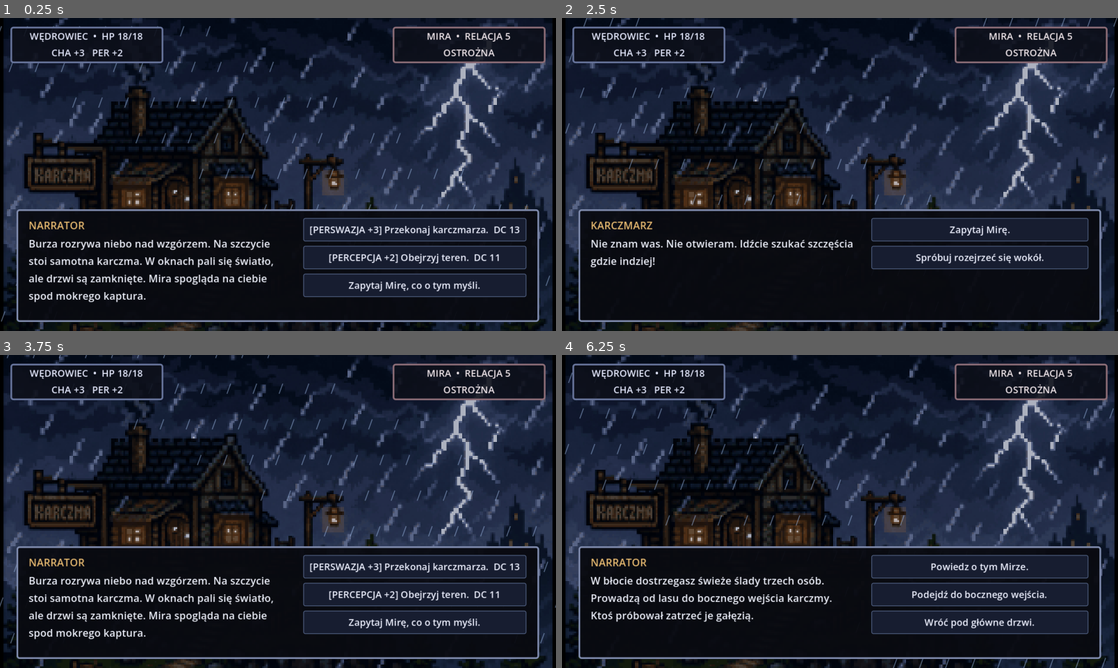
Above: before the commit, frames 1-4 (two rows, left to right).
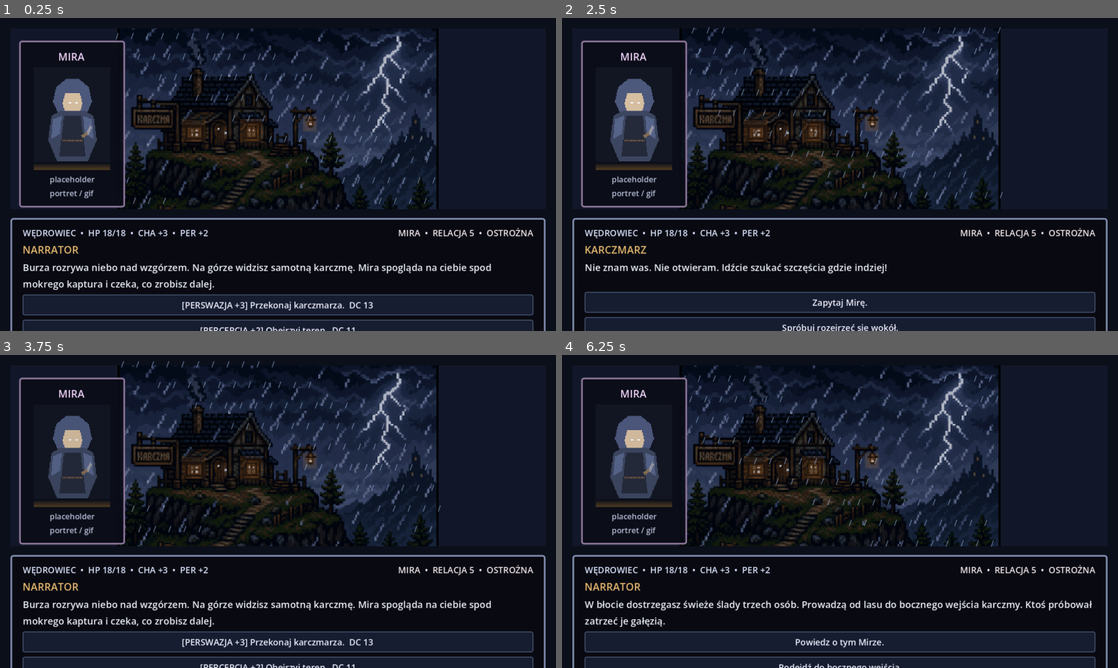
Above: after the commit, the same moments.

Repository: pabloosss/Gra
Game: Godot game, scene res://scenes/main.tscn
Same seed, same stepped clock (60 frames per second), same inputs: the game is played once before the commit and once after it.
Inputs:
- Up to frame 1 (0.25 s): no input
- Up to frame 2 (2.5 s): click "[PERSWAZJA +3] Przekonaj karc…" at 0.5 s
- Up to frame 3 (3.75 s): click "Zapytaj Mirę." at 2.75 s; click "Wróć do decyzji." at 3.5 s
- Up to frame 4 (6.25 s): click "[PERCEPCJA +2] Obejrzyj teren…" at 4.25 s

The runs differ from the first frame. In frame 1, 54% of the frame differs, in the area x 0-100%, y 0-100%; in frame 2, 51%; in frame 3, 54%; in frame 4, 53%.

Commit message:
UI 0.2: obraz lokacji u góry, wybory na dole i portret Miry

Diff:
--- a/scripts/main.gd
+++ b/scripts/main.gd
@@ -1,13 +1,21 @@
 extends Node2D
 
 const TAVERN_BACKGROUND := preload("res://assets/tavern_storm.png")
+const COMPANION_PORTRAIT := preload("res://assets/companion_placeholder.png")
 const DiceViewScript := preload("res://scripts/dice_view.gd")
 const CompanionBrainScript := preload("res://scripts/companion_brain.gd")
+
+const VIEWPORT_SIZE := Vector2(640, 360)
+const SCENE_SOURCE_SIZE := Vector2(640, 360)
 
 var rng := RandomNumberGenerator.new()
 var rain_phase := 0.0
 var next_lightning := 2.5
 var window_phase := 0.0
+var portrait_phase := 0.0
+
+var preview_frame_rect := Rect2(12, 12, 616, 208)
+var preview_image_rect := Rect2()
 
 var dialogue_speaker: Label
 var dialogue_text: Label
@@ -18,20 +26,30 @@
 var dice_title: Label
 var dice_details: Label
 var companion_status: Label
+var player_status: Label
+var portrait_texture: TextureRect
 var companion
 
 func _ready() -> void:
     texture_filter = CanvasItem.TEXTURE_FILTER_NEAREST
     rng.randomize()
     companion = CompanionBrainScript.new()
+    _update_preview_rect()
     _build_ui()
+    _refresh_player_status()
+    _refresh_companion_status()
     _show_intro()
     queue_redraw()
 
 func _process(delta: float) -> void:
     rain_phase += delta * 85.0
     window_phase += delta * 3.4
+    portrait_phase += delta * 3.0
     next_lightning -= delta
+
+    if portrait_texture:
+        var pulse := 0.94 + (sin(portrait_phase) + 1.0) * 0.03
+        portrait_texture.modulate = Color(1.0, 1.0, 1.0, pulse)
 
     if next_lightning <= 0.0:
         _trigger_lightning()
@@ -40,28 +58,50 @@
     queue_redraw()
 
 func _draw() -> void:
-    draw_texture_rect(TAVERN_BACKGROUND, Rect2(0, 0, 640, 360), false)
+    draw_rect(Rect2(Vector2.ZERO, VIEWPORT_SIZE), Color("0b0f1a"), true)
+    draw_rect(preview_frame_rect, Color("111728"), true)
+    draw_texture_rect(TAVERN_BACKGROUND, preview_image_rect, false)
     _draw_window_flicker()
     _draw_rain()
+
+func _update_preview_rect() -> void:
+    preview_image_rect = _fit_rect_keep_aspect(SCENE_SOURCE_SIZE, preview_frame_rect)
+
+func _fit_rect_keep_aspect(source_size: Vector2, target_rect: Rect2) -> Rect2:
+    var scale_factor := minf(target_rect.size.x / source_size.x, target_rect.size.y / source_size.y)
+    var final_size := source_size * scale_factor
+    var pos := target_rect.position + (target_rect.size - final_size) * 0.5
+    return Rect2(pos, final_size)
+
+func _scene_to_preview_point(point: Vector2) -> Vector2:
+    var sx := preview_image_rect.size.x / SCENE_SOURCE_SIZE.x
+    var sy := preview_image_rect.size.y / SCENE_SOURCE_SIZE.y
+    return Vector2(
+        preview_image_rect.position.x + point.x * sx,
+        preview_image_rect.position.y + point.y * sy
+    )
+
+func _scene_to_preview_rect(rect: Rect2) -> Rect2:
+    var top_left := _scene_to_preview_point(rect.position)
+    var bottom_right := _scene_to_preview_point(rect.position + rect.size)
+    return Rect2(top_left, bottom_right - top_left)
 
 func _draw_window_flicker() -> void:
     var pulse := 0.08 + (sin(window_phase) + 1.0) * 0.025
     var glow := Color(1.0, 0.57, 0.18, pulse)
-    draw_rect(Rect2(135, 188, 34, 31).grow(5), glow)
-    draw_rect(Rect2(251, 187, 31, 33).grow(5), glow)
-    draw_rect(Rect2(375, 179, 17, 21).grow(4), glow)
+    draw_rect(_scene_to_preview_rect(Rect2(135, 188, 34, 31)).grow(4), glow)
+    draw_rect(_scene_to_preview_rect(Rect2(251, 187, 31, 33)).grow(4), glow)
+    draw_rect(_scene_to_preview_rect(Rect2(375, 179, 17, 21)).grow(3), glow)
 
 func _draw_rain() -> void:
+    var clip := preview_image_rect
     for i in range(105):
         var x := fmod(float(i * 73) + rain_phase * 2.1, 700.0) - 30.0
         var y := fmod(float(i * 41) + rain_phase * 3.8, 410.0) - 30.0
-        draw_line(
-            Vector2(x, y),
-            Vector2(x - 4.0, y + 11.0),
-            Color(0.63, 0.74, 0.91, 0.48),
-            1.0,
-            true
-        )
+        var start := _scene_to_preview_point(Vector2(x, y))
+        var finish := _scene_to_preview_point(Vector2(x - 4.0, y + 11.0))
+        if clip.has_point(start) or clip.has_point(finish):
+            draw_line(start, finish, Color(0.63, 0.74, 0.91, 0.48), 1.0, true)
 
 func _build_ui() -> void:
     var ui := CanvasLayer.new()
@@ -78,54 +118,60 @@
     flash_rect.set_anchors_and_offsets_preset(Control.PRESET_FULL_RECT)
     root.add_child(flash_rect)
 
-    _build_status_panels(root)
+    _build_preview_overlay(root)
     _build_dialogue_panel(root)
     _build_dice_overlay(root)
 
-func _build_status_panels(root: Control) -> void:
-    var player_panel := PanelContainer.new()
-    player_panel.position = Vector2(12, 10)
-    player_panel.size = Vector2(176, 42)
-    player_panel.add_theme_stylebox_override(
+func _build_preview_overlay(root: Control) -> void:
+    var portrait_panel := PanelContainer.new()
+    portrait_panel.position = Vector2(22, 26)
+    portrait_panel.size = Vector2(122, 170)
+    portrait_panel.add_theme_stylebox_override(
         "panel",
-        _panel_style(Color(0.05, 0.06, 0.10, 0.88), Color("68759c"), 2)
-    )
-    root.add_child(player_panel)
-
-    var player_label := Label.new()
-    player_label.text = "WĘDROWIEC  •  HP 18/18\nCHA +3   PER +2"
-    player_label.add_theme_font_size_override("font_size", 11)
-    player_label.add_theme_color_override("font_color", Color("e7ebff"))
-    player_label.horizontal_alignment = HORIZONTAL_ALIGNMENT_CENTER
-    player_label.vertical_alignment = VERTICAL_ALIGNMENT_CENTER
-    player_panel.add_child(player_label)
-
-    var companion_panel := PanelContainer.new()
-    companion_panel.position = Vector2(452, 10)
-    companion_panel.size = Vector2(176, 42)
-    companion_panel.add_theme_stylebox_override(
-        "panel",
-        _panel_style(Color(0.05, 0.06, 0.10, 0.88), Color("8c6d77"), 2)
-    )
-    root.add_child(companion_panel)
-
-    companion_status = Label.new()
-    companion_status.add_theme_font_size_override("font_size", 11)
-    companion_status.add_theme_color_override("font_color", Color("f2e8ec"))
-    companion_status.horizontal_alignment = HORIZONTAL_ALIGNMENT_CENTER
-    companion_status.vertical_alignment = VERTICAL_ALIGNMENT_CENTER
-    companion_panel.add_child(companion_status)
-    _refresh_companion_status()
+        _panel_style(Color(0.04, 0.05, 0.09, 0.92), Color("8b7497"), 2)
+    )
+    root.add_child(portrait_panel)
+
+    var portrait_margin := MarginContainer.new()
+    portrait_margin.add_theme_constant_override("margin_left", 8)
+    portrait_margin.add_theme_constant_override("margin_right", 8)
+    portrait_margin.add_theme_constant_override("margin_top", 8)
+    portrait_margin.add_theme_constant_override("margin_bottom", 8)
+    portrait_panel.add_child(portrait_margin)
+
+    var portrait_column := VBoxContainer.new()
+    portrait_column.add_theme_constant_override("separation", 4)
+    portrait_margin.add_child(portrait_column)
+
+    var portrait_name := Label.new()
+    portrait_name.text = "MIRA"
+    portrait_name.horizontal_alignment = HORIZONTAL_ALIGNMENT_CENTER
+    portrait_name.add_theme_font_size_override("font_size", 12)
+    portrait_name.add_theme_color_override("font_color", Color("efd3f8"))
+    portrait_column.add_child(portrait_name)
+
+    portrait_texture = TextureRect.new()
+    portrait_texture.texture = COMPANION_PORTRAIT
+    portrait_texture.expand_mode = TextureRect.EXPAND_IGNORE_SIZE
+    portrait_texture.stretch_mode = TextureRect.STRETCH_KEEP_ASPECT_CENTERED
+    portrait_texture.custom_minimum_size = Vector2(96, 118)
+    portrait_texture.texture_filter = CanvasItem.TEXTURE_FILTER_NEAREST
+    portrait_column.add_child(portrait_texture)
+
+    var portrait_hint := Label.new()
+    portrait_hint.text = "placeholder\nportret / gif"
+    portrait_hint.horizontal_alignment = HORIZONTAL_ALIGNMENT_CENTER
+    portrait_hint.add_theme_font_size_override("font_size", 9)
+    portrait_hint.add_theme_color_override("font_color", Color("b8bfd7"))
+    portrait_column.add_child(portrait_hint)
 
 func _build_dialogue_panel(root: Control) -> void:
     var panel := PanelContainer.new()
-    panel.anchor_left = 0.03
-    panel.anchor_top = 0.61
-    panel.anchor_right = 0.97
-    panel.anchor_bottom = 0.97
+    panel.position = Vector2(12, 230)
+    panel.size = Vector2(616, 118)
     panel.add_theme_stylebox_override(
         "panel",
-        _panel_style(Color(0.035, 0.04, 0.065, 0.95), Color("7f8bad"), 2)
+        _panel_style(Color(0.035, 0.04, 0.065, 0.96), Color("7f8bad"), 2)
     )
     root.add_child(panel)
 
@@ -136,33 +182,45 @@
     margin.add_theme_constant_override("margin_bottom", 8)
     panel.add_child(margin)
 
-    var columns := HBoxContainer.new()
-    columns.add_theme_constant_override("separation", 14)
-    margin.add_child(columns)
-
-    var text_column := VBoxContainer.new()
-    text_column.size_flags_horizontal = Control.SIZE_EXPAND_FILL
-    text_column.add_theme_constant_override("separation", 4)
-    columns.add_child(text_column)
+    var content := VBoxContainer.new()
+    content.size_flags_vertical = Control.SIZE_EXPAND_FILL
+    content.add_theme_constant_override("separation", 4)
+    margin.add_child(content)
+
+    var status_row := HBoxContainer.new()
+    status_row.add_theme_constant_override("separation", 10)
+    content.add_child(status_row)
+
+    player_status = Label.new()
+    player_status.size_flags_horizontal = Control.SIZE_EXPAND_FILL
+    player_status.add_theme_font_size_override("font_size", 10)
+    player_status.add_theme_color_override("font_color", Color("dde6ff"))
+    status_row.add_child(player_status)
+
+    companion_status = Label.new()
+    companion_status.size_flags_horizontal = Control.SIZE_EXPAND_FILL
+    companion_status.horizontal_alignment = HORIZONTAL_ALIGNMENT_RIGHT
+    companion_status.add_theme_font_size_override("font_size", 10)
+    companion_status.add_theme_color_override("font_color", Color("f2e8ec"))
+    status_row.add_child(companion_status)
 
     dialogue_speaker = Label.new()
     dialogue_speaker.text = "NARRATOR"
     dialogue_speaker.add_theme_font_size_override("font_size", 12)
     dialogue_speaker.add_theme_color_override("font_color", Color("e6b970"))
-    text_column.add_child(dialogue_speaker)
+    content.add_child(dialogue_speaker)
 
     dialogue_text = Label.new()
-    dialogue_text.custom_minimum_size = Vector2(0, 76)
-    dialogue_text.size_flags_vertical = Control.SIZE_EXPAND_FILL
+    dialogue_text.custom_minimum_size = Vector2(0, 32)
     dialogue_text.autowrap_mode = TextServer.AUTOWRAP_WORD_SMART
-    dialogue_text.add_theme_font_size_override("font_size", 12)
+    dialogue_text.add_theme_font_size_override("font_size", 11)
     dialogue_text.add_theme_color_override("font_color", Color("edf0fa"))
-    text_column.add_child(dialogue_text)
+    content.add_child(dialogue_text)
 
     choices_box = VBoxContainer.new()
-    choices_box.custom_minimum_size = Vector2(250, 0)
+    choices_box.size_flags_vertical = Control.SIZE_SHRINK_END
     choices_box.add_theme_constant_override("separation", 5)
-    columns.add_child(choices_box)
+    content.add_child(choices_box)
 
 func _build_dice_overlay(root: Control) -> void:
     dice_overlay = Control.new()
@@ -213,8 +271,7 @@
 func _show_intro() -> void:
     _set_dialogue(
         "NARRATOR",
-        "Burza rozrywa niebo nad wzgórzem. Na szczycie stoi samotna karczma. " +
-        "W oknach pali się światło, ale drzwi są zamknięte. Mira spogląda na ciebie spod mokrego kaptura."
+        "Burza rozrywa niebo nad wzgórzem. Na górze widzisz samotną karczmę. Mira spogląda na ciebie spod mokrego kaptura i czeka, co zrobisz dalej."
     )
     _clear_choices()
     _add_choice("[PERSWAZJA +3] Przekonaj karczmarza.  DC 13", _choice_persuasion)
@@ -256,8 +313,7 @@
         companion.remember("spotted_tracks")
         _set_dialogue(
             "NARRATOR",
-            "W błocie dostrzegasz świeże ślady trzech osób. Prowadzą od lasu do bocznego wejścia karczmy. " +
-            "Ktoś próbował zatrzeć je gałęzią."
+            "W błocie dostrzegasz świeże ślady trzech osób. Prowadzą od lasu do bocznego wejścia karczmy. Ktoś próbował zatrzeć je gałęzią."
         )
         _clear_choices()
         _add_choice("Powiedz o tym Mirze.", _choice_companion)
@@ -280,8 +336,7 @@
 func _enter_tavern() -> void:
     _set_dialogue(
         "NARRATOR",
-        "Drzwi ustępują z ciężkim skrzypnięciem. Uderza w was ciepło paleniska, zapach mokrej wełny " +
-        "i pieczonego mięsa. To koniec pierwszej sceny prototypu."
+        "Drzwi ustępują z ciężkim skrzypnięciem. Uderza w was ciepło paleniska, zapach mokrej wełny i pieczonego mięsa. To koniec pierwszej sceny prototypu."
     )
     _clear_choices()
     _add_choice("Zapytaj Mirę o wejście.", _companion_after_success)
@@ -296,8 +351,7 @@
 func _side_door() -> void:
     _set_dialogue(
         "NARRATOR",
-        "Boczne drzwi są uchylone o szerokość palca. Z wnętrza dobiega krótki metaliczny stuk, " +
-        "jakby ktoś właśnie odłożył ostrze na stół."
+        "Boczne drzwi są uchylone o szerokość palca. Z wnętrza dobiega krótki metaliczny stuk, jakby ktoś właśnie odłożył ostrze na stół."
     )
     _clear_choices()
     _add_choice("[PERCEPCJA +2] Nasłuchuj.  DC 11", _choice_perception)
@@ -367,8 +421,8 @@
 func _add_choice(text: String, callback: Callable) -> void:
     var button := Button.new()
     button.text = text
-    button.custom_minimum_size = Vector2(0, 27)
-    button.add_theme_font_size_override("font_size", 11)
+    button.custom_minimum_size = Vector2(0, 24)
+    button.add_theme_font_size_override("font_size", 10)
     button.add_theme_color_override("font_color", Color("eef1ff"))
     button.add_theme_color_override("font_hover_color", Color.WHITE)
     button.add_theme_stylebox_override(
@@ -410,8 +464,11 @@
     style.content_margin_right = 7
     return style
 
+func _refresh_player_status() -> void:
+    player_status.text = "WĘDROWIEC  •  HP 18/18  •  CHA +3  •  PER +2"
+
 func _refresh_companion_status() -> void:
-    companion_status.text = "%s  •  RELACJA %d\n%s" % [
+    companion_status.text = "%s  •  RELACJA %d  •  %s" % [
         companion.companion_name.to_upper(),
         companion.relation,
         companion.mood.to_upper()
Binary file added: assets/companion_placeholder.png
